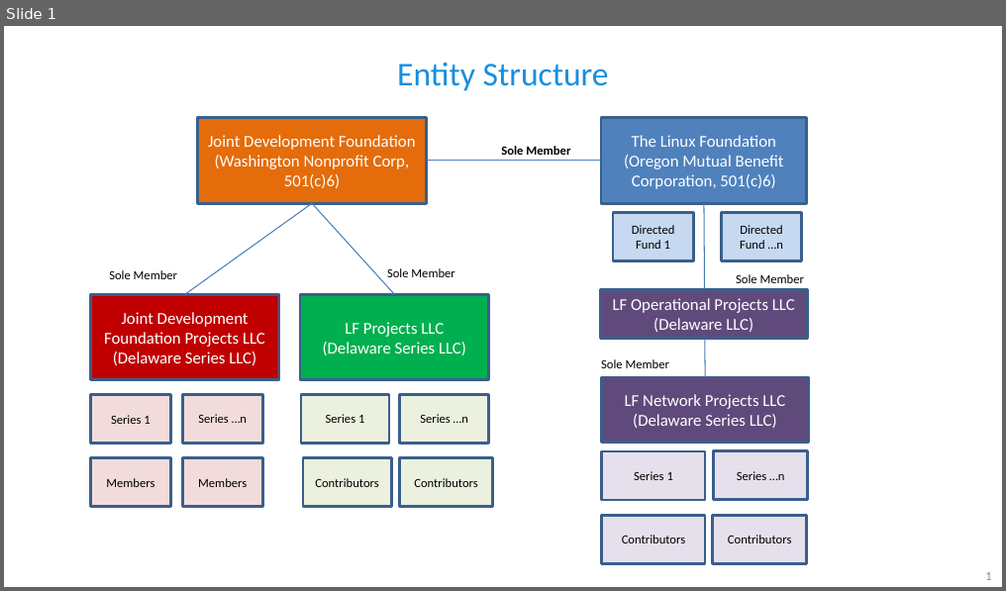
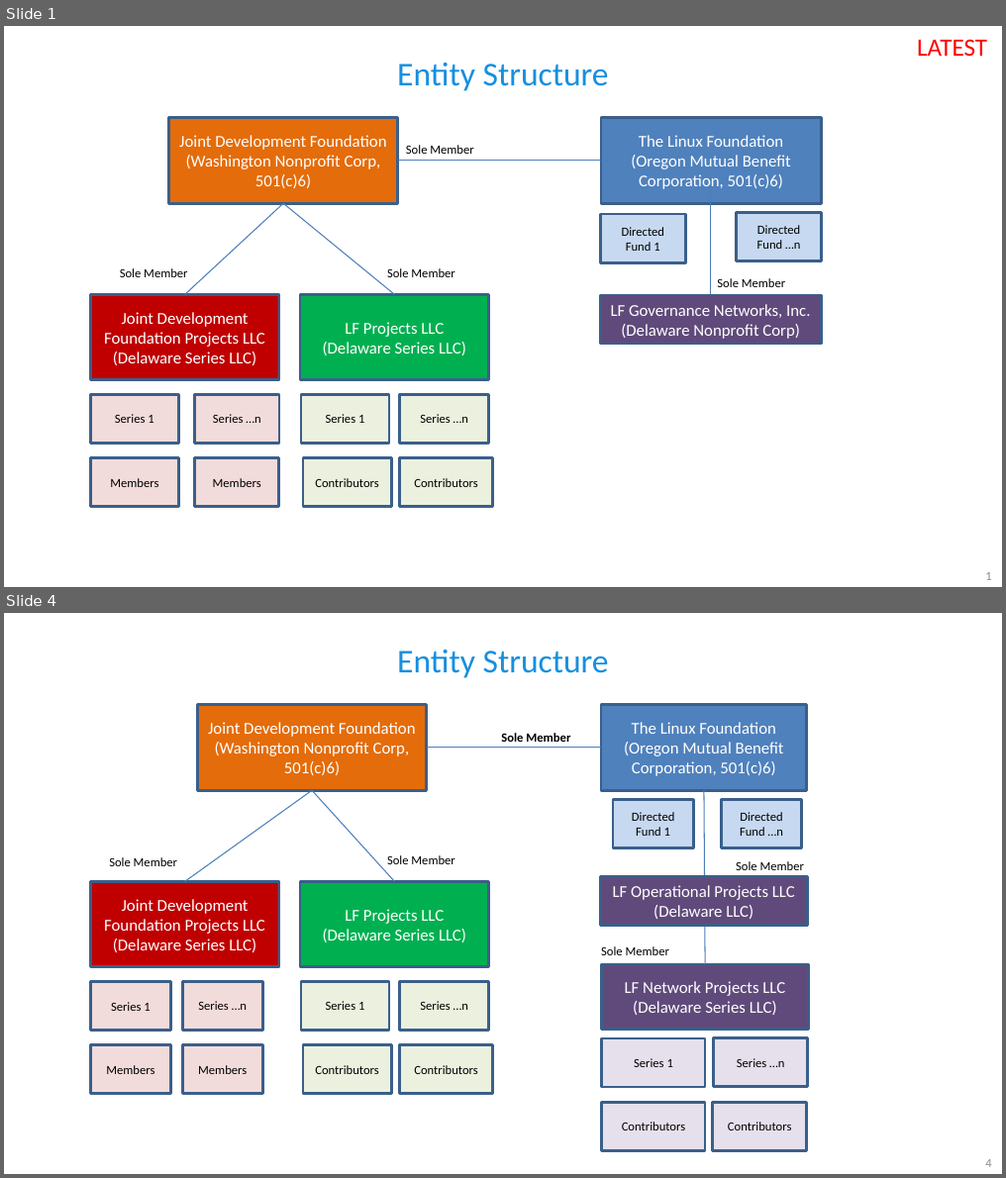
Before and after one commit to scooter99boston/bbu-gf, a slide deck: _images/bbu_diagrams.pptx. Shown one above the other, each under a label of ours: slide 1 before the commit, slides 1 and 4 after it; the slides between them are not shown. The pictures are 1006x591 and 1006x1178 pixels, drawn with LibreOffice and Linux fonts; fonts in the diff are those of the drawing. Boxes give left, top, right and bottom in pixels: in the first picture for what was removed or moved away, otherwise in the second. Text is boxed around its words. In the diff, an @@ line names an element or a change of style, - is before the commit and + after.

Commit message:
Update Legal Structure

```diff
--- a/_images/bbu_diagrams.pptx
+++ b/_images/bbu_diagrams.pptx
@@ slide 1 added at [4, 26, 1002, 587], background #FFFFFF @@
@@ text added at [917, 39, 987, 56], 18 pt, text #FF0000 @@
+LATEST
@@ title added at [397, 62, 609, 91], 24 pt, text #168FDF @@
+Entity Structure
@@ rectangle added at [168, 118, 397, 203], fill #E46C0A, outline #3A5F8C 2 pt, 12 pt, text #FFFFFF @@
+Joint Development Foundation
+(Washington Nonprofit Corp, 501(c)6)
@@ rectangle added at [601, 118, 822, 203], fill #4F81BD, outline #3A5F8C 2 pt, 12 pt, text #FFFFFF @@
+The Linux Foundation
+(Oregon Mutual Benefit Corporation, 501(c)6)
@@ line added from (398, 161) to (601, 161), #4B7EBC 0.75 pt @@
@@ text added at [406, 145, 473, 154], 9 pt, text #000000 @@
+Sole Member
@@ line added from (184, 294) to (283, 203), #4B7EBC 0.75 pt @@
@@ line added from (283, 203) to (394, 294), #4B7EBC 0.75 pt @@
@@ line added from (711, 185) to (711, 299), #4B7EBC 0.75 pt @@
@@ rectangle added at [601, 215, 685, 264], fill #C6D9F1, outline #3A5F8C 2 pt, 9 pt, text #000000 @@
+Directed Fund 1
@@ rectangle added at [737, 212, 822, 262], fill #C6D9F1, outline #3A5F8C 2 pt, 9 pt, text #000000 @@
+Directed Fund …n
@@ text added at [120, 269, 187, 277], 9 pt, text #000000 @@
+Sole Member
@@ text added at [387, 269, 454, 277], 9 pt, text #000000 @@
+Sole Member
@@ text added at [717, 278, 785, 287], 9 pt, text #000000 @@
+Sole Member
@@ rectangle added at [91, 294, 279, 380], fill #C00000, outline #3A5F8C 2 pt, 12 pt, text #FFFFFF @@
+Joint Development Foundation Projects LLC
+(Delaware Series LLC)
@@ rectangle added at [300, 294, 489, 380], fill #00B050, outline #3A5F8C 2 pt, 12 pt, text #FFFFFF @@
+LF Projects LLC
+(Delaware Series LLC)
@@ rectangle added at [601, 295, 822, 345], fill #604A7B, outline #3A5F8C 2 pt, 12 pt, text #FFFFFF @@
+LF Governance Networks, Inc.
+(Delaware Nonprofit Corp)
@@ rectangle added at [91, 394, 178, 443], fill #F2DCDB, outline #3A5F8C 2 pt, 9 pt, text #000000 @@
+Series 1
@@ rectangle added at [195, 394, 279, 443], fill #F2DCDB, outline #3A5F8C 2 pt, 9 pt, text #000000 @@
+Series …n
@@ rectangle added at [301, 394, 389, 443], fill #EBF1DE, outline #3A5F8C 2 pt, 9 pt, text #000000 @@
+Series 1
@@ rectangle added at [399, 394, 489, 443], fill #EBF1DE, outline #3A5F8C 2 pt, 9 pt, text #000000 @@
+Series …n
@@ rectangle added at [91, 458, 178, 507], fill #F2DCDB, outline #3A5F8C 2 pt, 9 pt, text #000000 @@
+Members
@@ rectangle added at [195, 458, 279, 507], fill #F2DCDB, outline #3A5F8C 2 pt, 9 pt, text #000000 @@
+Members
@@ rectangle added at [303, 458, 391, 507], fill #EBF1DE, outline #3A5F8C 2 pt, 9 pt, text #000000 @@
+Contributors
@@ rectangle added at [399, 458, 492, 507], fill #EBF1DE, outline #3A5F8C 2 pt, 9 pt, text #000000 @@
+Contributors
@@ page number added at [985, 572, 991, 580], 9 pt, text #8C8C8C @@
+1
@@ what was slide 1 is now slide 4 @@
@@ page number at [985, 1159, 991, 1167]: text changed @@
-1
+4
```
Also in this commit, not shown: 1 slide changed, 3 other slides added, 15 other files.
